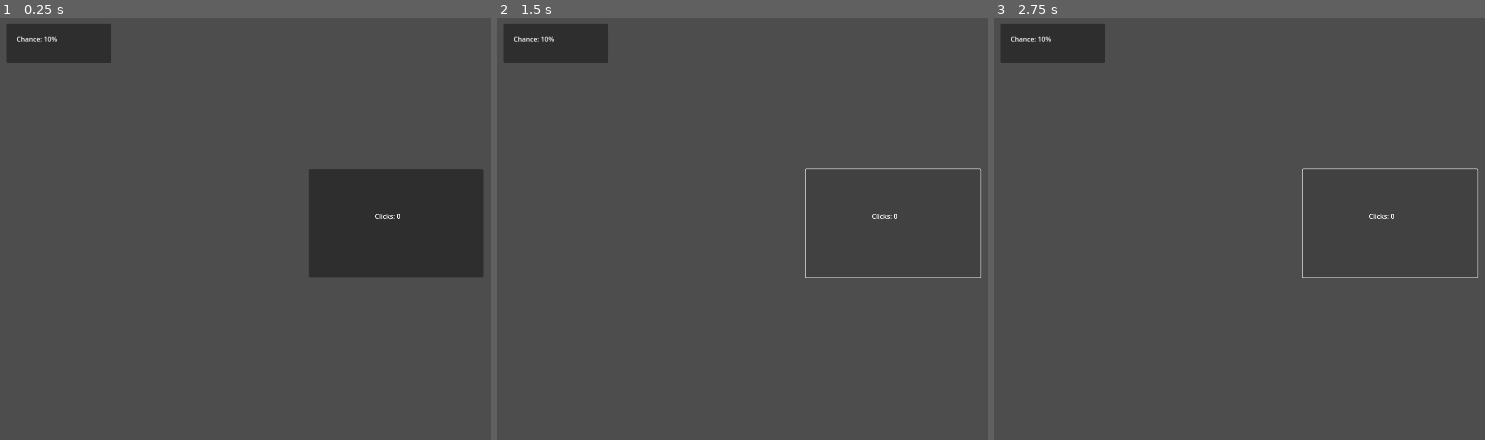
Above: before the commit, frames 1-3 (left to right).
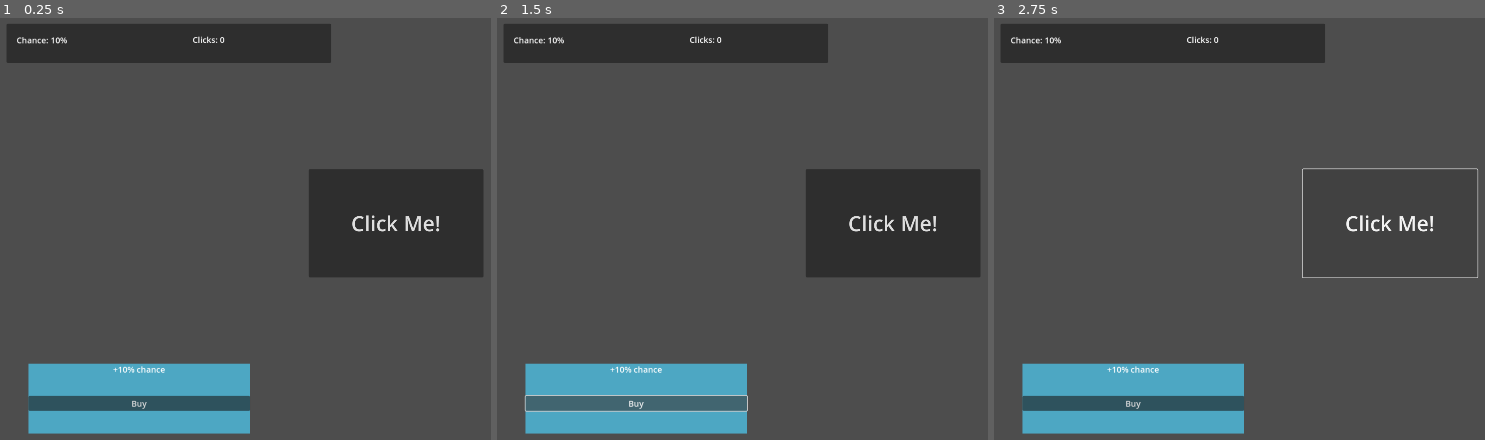
Above: after the commit, the same moments.

Repository: cinpear/blind-box
Game: Godot game, scene res://scenes/main.tscn
Two runs of this game, one before a commit and one after it. Both use one fixed random seed, a clock stepped at 60 frames per second and the inputs below.
Inputs:
- Up to frame 1 (0.25 s): no input
- Up to frame 2 (1.5 s): click "Clicks: 0" (after the commit: "Click Me!") at 0.5 s; click "Clicks: 0" (after the commit: "Buy") at 1.25 s
- Up to frame 3 (2.75 s): click "Clicks: 0" (after the commit: "Click Me!") at 2 s

The runs differ from the first frame. In frame 1, 12% of the frame differs, in the area x 3-90%, y 1-99%; in frame 2, 13%, in the area x 3-99%, y 1-99%; in frame 3, 12%.

Commit message:
made a cursed shop item

Diff:
--- a/scenes/main.tscn
+++ b/scenes/main.tscn
@@ -1,6 +1,7 @@
-[gd_scene load_steps=2 format=3 uid="uid://bsoumk8kijd3"]
+[gd_scene load_steps=3 format=3 uid="uid://bsoumk8kijd3"]
 
 [ext_resource type="Script" path="res://scripts/button.gd" id="1_gtp3m"]
+[ext_resource type="PackedScene" uid="uid://xak3sobj22c3" path="res://scenes/store_item.tscn" id="2_idpqc"]
 
 [node name="Main" type="Control"]
 layout_mode = 3
@@ -19,21 +20,24 @@
 offset_top = 376.0
 offset_right = 1173.32
 offset_bottom = 628.44
+theme_override_font_sizes/font_size = 50
+text = "Click Me!"
 script = ExtResource("1_gtp3m")
-
-[node name="Label" type="Label" parent="Button"]
-layout_mode = 0
-offset_left = 159.0
-offset_top = 101.0
-offset_right = 263.0
-offset_bottom = 153.0
 
 [node name="Panel" type="Panel" parent="Button"]
 layout_mode = 0
 offset_left = -726.0
 offset_top = -350.0
-offset_right = -475.0
+offset_right = 54.0
 offset_bottom = -256.0
+
+[node name="Label" type="Label" parent="Button/Panel"]
+layout_mode = 0
+offset_left = 447.0
+offset_top = 24.0
+offset_right = 733.0
+offset_bottom = 68.0
+theme_override_font_sizes/font_size = 20
 
 [node name="Label2" type="Label" parent="Button/Panel"]
 layout_mode = 0
@@ -41,5 +45,13 @@
 offset_top = 25.0
 offset_right = 235.0
 offset_bottom = 68.0
+theme_override_font_sizes/font_size = 20
+
+[node name="storeItem" parent="." instance=ExtResource("2_idpqc")]
+layout_mode = 1
+offset_left = 88.0
+offset_top = 843.0
+offset_right = -1300.0
+offset_bottom = -69.0
 
 [connection signal="pressed" from="Button" to="Button" method="_on_pressed"]
--- /dev/null
+++ b/scenes/store_item.tscn
@@ -0,0 +1,35 @@
+[gd_scene load_steps=3 format=3 uid="uid://xak3sobj22c3"]
+
+[ext_resource type="Script" path="res://scripts/store_item.gd" id="1_s0e08"]
+
+[sub_resource type="StyleBoxFlat" id="StyleBoxFlat_iucl0"]
+bg_color = Color(0.300342, 0.652542, 0.763321, 1)
+
+[node name="storeItem" type="PanelContainer"]
+anchors_preset = 15
+anchor_right = 1.0
+anchor_bottom = 1.0
+offset_right = -1434.0
+offset_bottom = -881.0
+grow_horizontal = 2
+grow_vertical = 2
+theme_override_styles/panel = SubResource("StyleBoxFlat_iucl0")
+script = ExtResource("1_s0e08")
+
+[node name="HBoxContainer" type="VBoxContainer" parent="."]
+layout_mode = 2
+theme_override_constants/separation = 50
+
+[node name="Label" type="Label" parent="HBoxContainer"]
+layout_mode = 2
+theme_override_font_sizes/font_size = 20
+text = "+10% chance"
+horizontal_alignment = 1
+vertical_alignment = 1
+
+[node name="Button" type="Button" parent="HBoxContainer"]
+layout_mode = 2
+theme_override_font_sizes/font_size = 20
+text = "Buy"
+
+[connection signal="pressed" from="HBoxContainer/Button" to="." method="_on_button_pressed"]
--- a/scripts/button.gd
+++ b/scripts/button.gd
@@ -1,10 +1,11 @@
 extends Button
 
 var click_count = 0
-@onready var count_label = $"Label"
+@onready var count_label = $"Panel/Label"
 @onready var chance_label = $"Panel/Label2"
 var rng = RandomNumberGenerator.new()
 var chance = 1
+var countTen = 0
 
 # Called every frame. 'delta' is the elapsed time since the previous frame.
 func _ready() -> void:
@@ -21,8 +22,12 @@
 	var random_num = rng.randi_range(0, 9)
 	if (random_num < chance):
 		click_count += 1
+		countTen += 1
 		_update_label()
-		chance = click_count / 10 + 1
+		while (countTen >= 10):
+			if (chance < 10):
+				chance += 1
+			countTen -= 10
 		_update_label2()
 
 		if (click_count == 150):
--- /dev/null
+++ b/scripts/store_item.gd
@@ -0,0 +1,16 @@
+extends PanelContainer
+
+@onready var main = get_node("../Button")
+
+# Called when the node enters the scene tree for the first time.
+func _ready() -> void:
+	pass # Replace with function body.
+
+func _on_button_pressed() -> void:
+	print(main.click_count)
+	if main.click_count >= 10 && main.chance < 10:
+		print("bought!")
+		main.click_count -= 10
+		main.chance += 1
+		main._update_label()
+		main._update_label2()
Not shown, added: sto8C93.tmp
Not shown, added: stoAD69.tmp
